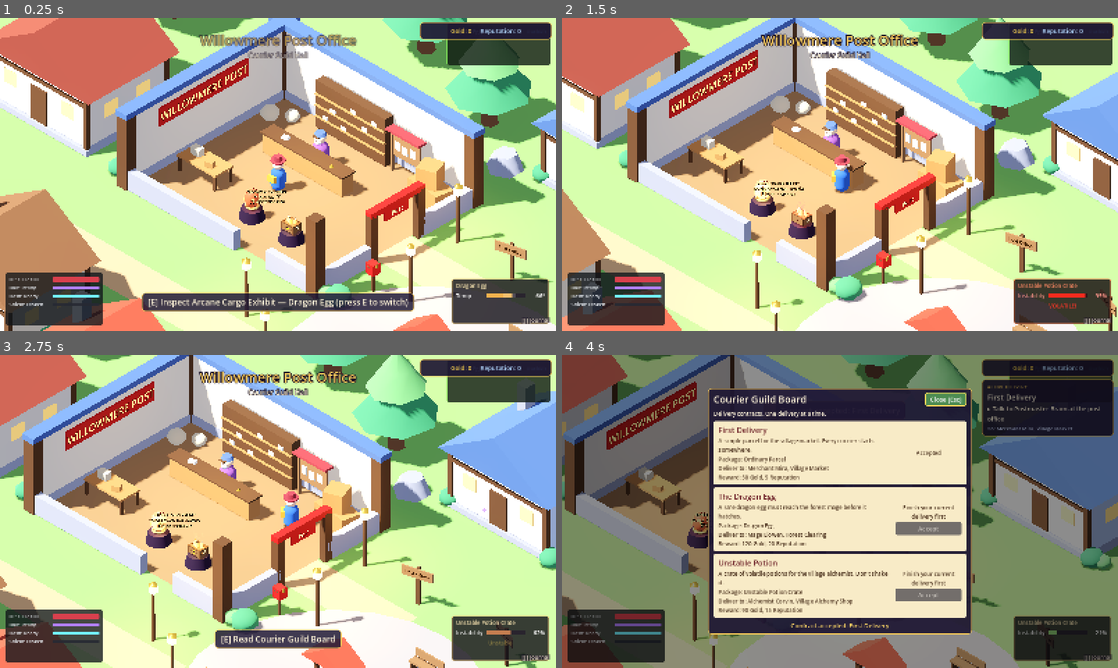
Above: before the commit, frames 1-4 (two rows, left to right).
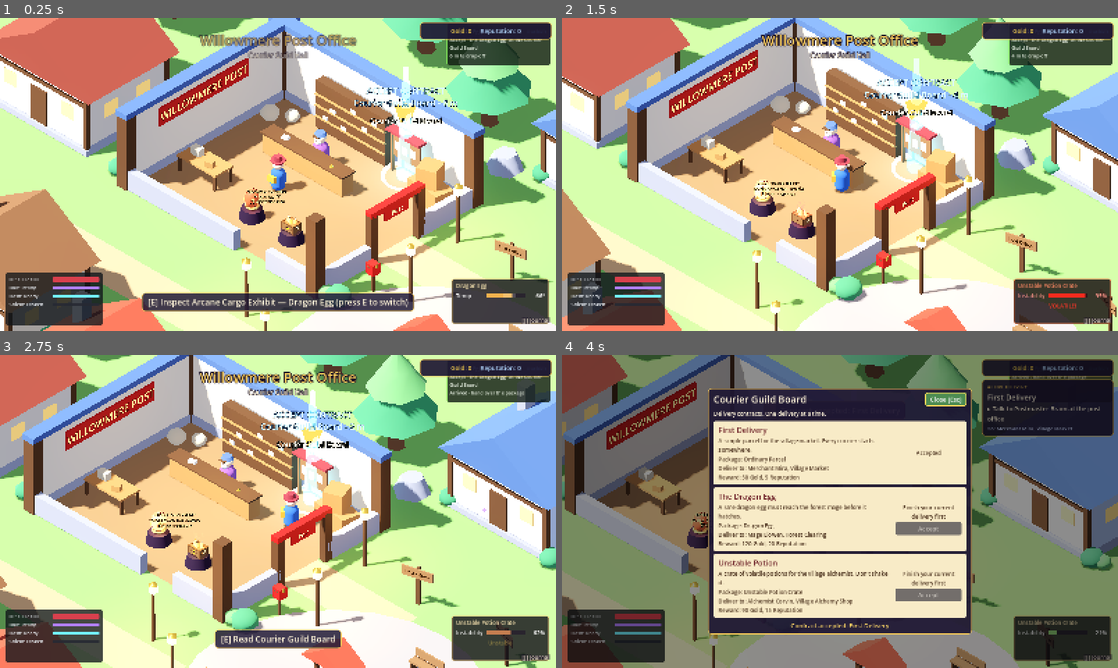
Above: after the commit, the same moments.

Repository: teefsteefsteefsteeg/courier
Game: Godot game, scene res://scenes/levels/village.tscn
Two runs of this game, one before a commit and one after it. Both use one fixed random seed, a clock stepped at 60 frames per second and the inputs below.
Inputs (mouse positions are in pixels of both pictures, inside the frame that each line leads up to):
- Up to frame 1 (0.25 s): no input
- Up to frame 2 (1.5 s): tap E (interact) at 0.5 s; move the mouse to (962, 158) at 0.52 s; hold D (move_right) 0.53-1.25 s; tap 6 at 0.6 s; click (962, 158) at 0.67 s; tap Enter (ui_accept) at 0.77 s; drag from (728, 190) to (812, 237) at 1.27 s
- Up to frame 3 (2.75 s): move the mouse to (333, 442) at 2.02 s; hold D (move_right) from 2.03 s (still down); hold Space (combat_magic_bolt) from 2.03 s (still down); tap 6 at 2.3 s
- Up to frame 4 (4 s): release D (move_right) at 2.75 s; release Space (combat_magic_bolt) at 2.75 s; drag from (812, 574) to (673, 464) at 2.77 s; move the mouse to (1006, 558) at 3.52 s; hold A (move_left) from 3.53 s (still down); hold E (interact) from 3.53 s (still down); tap Enter (ui_accept) at 3.77 s; tap 6 at 3.8 s

The runs differ from the first frame. In frame 1, 2.0% of the frame differs, in the area x 59-98%, y 6-57%; in frame 2, 2.0%; in frame 3, 1.9%; in frame 4, less than 0.1%.

Commit message:
Repair live delivery wiring and route feedback

Diff:
--- a/scenes/gameplay/phase4_integration/phase4_delivery_integration.tscn
+++ b/scenes/gameplay/phase4_integration/phase4_delivery_integration.tscn
@@ -1,9 +1,31 @@
-[gd_scene load_steps=5 format=3]
+[gd_scene load_steps=9 format=3]
 
 [ext_resource type="Script" path="res://scripts/phase4_integration/phase4_delivery_integration.gd" id="1_integration"]
 [ext_resource type="Script" path="res://scripts/phase4_integration/encounter_spawn_point.gd" id="2_spawn"]
 [ext_resource type="PackedScene" path="res://scenes/gameplay/combat/forest_slime.tscn" id="3_slime"]
 [ext_resource type="PackedScene" path="res://scenes/gameplay/combat/frost_wisp.tscn" id="4_wisp"]
+
+[sub_resource type="StandardMaterial3D" id="StandardMaterial3D_beacon"]
+transparency = 1
+shading_mode = 0
+cull_mode = 2
+albedo_color = Color(0.45, 0.9, 1, 0.28)
+
+[sub_resource type="CylinderMesh" id="CylinderMesh_beacon"]
+material = SubResource("StandardMaterial3D_beacon")
+top_radius = 0.25
+bottom_radius = 0.45
+height = 3.0
+radial_segments = 12
+rings = 1
+
+[sub_resource type="StandardMaterial3D" id="StandardMaterial3D_arrow"]
+shading_mode = 0
+albedo_color = Color(1, 0.82, 0.3, 1)
+
+[sub_resource type="PrismMesh" id="PrismMesh_arrow"]
+material = SubResource("StandardMaterial3D_arrow")
+size = Vector3(0.7, 0.8, 0.7)
 
 [node name="Phase4DeliveryIntegration" type="Node3D"]
 script = ExtResource("1_integration")
@@ -26,8 +48,21 @@
 
 [node name="RouteMarker" type="Node3D" parent="."]
 
+[node name="Beacon" type="MeshInstance3D" parent="RouteMarker"]
+transform = Transform3D(1, 0, 0, 0, 1, 0, 0, 0, 1, 0, 1.5, 0)
+cast_shadow = 0
+mesh = SubResource("CylinderMesh_beacon")
+
+[node name="Arrow" type="MeshInstance3D" parent="RouteMarker"]
+transform = Transform3D(1, 0, 0, 0, -1, 0, 0, 0, -1, 0, 3.4, 0)
+cast_shadow = 0
+mesh = SubResource("PrismMesh_arrow")
+
 [node name="Label" type="Label3D" parent="RouteMarker"]
+transform = Transform3D(1, 0, 0, 0, 1, 0, 0, 0, 1, 0, 4.4, 0)
 pixel_size = 0.008
+billboard = 1
+no_depth_test = true
 modulate = Color(0.75, 0.95, 1, 1)
 outline_modulate = Color(0.03, 0.08, 0.16, 1)
 font_size = 48
--- a/scenes/levels/village.tscn
+++ b/scenes/levels/village.tscn
@@ -763,11 +763,13 @@
 
 [node name="QuestBoardUI" parent="." instance=ExtResource("36_board_ui")]
 
-[node name="Phase4DeliveryIntegration" parent="." node_paths=PackedStringArray("quest_manager", "player", "forest_zone", "pickup_target", "destination_target", "recipient_target", "knockout_respawn") instance=ExtResource("37_phase4_delivery")]
+[node name="Phase4DeliveryIntegration" parent="." node_paths=PackedStringArray("quest_manager", "player", "forest_zone", "board_target", "pickup_target", "destination_target", "recipient_target", "notifier", "knockout_respawn") instance=ExtResource("37_phase4_delivery")]
 quest_manager = NodePath("../GameplayServices/QuestManager")
 player = NodePath("../Player")
 forest_zone = NodePath("../ForestEntrance/ForestZone")
-pickup_target = NodePath("../PostOffice/QuestBoard")
+board_target = NodePath("../PostOffice/Markers/QuestBoardSpot/QuestBoard")
+pickup_target = NodePath("../PostOffice/Markers/ParcelPickupSpot/DragonEggPickup")
+notifier = NodePath("../GameplayHUD/QuestNotification")
 destination_target = NodePath("../ForestEntrance/Markers/ForestClearingSpot")
 recipient_target = NodePath("../NPCs/MageElowen")
 knockout_respawn = NodePath("../Markers/PlayerSpawn")
--- a/scripts/phase4_integration/phase4_delivery_integration.gd
+++ b/scripts/phase4_integration/phase4_delivery_integration.gd
@@ -15,10 +15,14 @@
 ##   the courier (the first wave of an encounter ignores that distance).
 ## - Damage that reaches the courier while carrying the egg is turned into package impact
 ##   by CombatController; this node only reports it (package_impacted, package_hits).
-## - Objective text and a world route marker follow the current Q002 objective
-##   (pickup -> Forest Clearing -> Mage Elowen, or a dropped egg).
+## - Objective text and a world route marker (beacon + billboard label) follow the
+##   current Q002 objective: quest board (contract not yet accepted) -> egg pickup ->
+##   Forest Clearing -> Mage Elowen, or a dropped egg.
+## - Key moments (route change, encounter start/end, defeats, knockout, retry) are posted
+##   as short notices through notifier.push_message() when a notifier is set.
 ## - A knocked-out courier wakes at knockout_respawn with full health; the egg takes
 ##   knockout_package_impact.
+## - A failed run puts the contract back on the board after retry_delay seconds.
 ##
 ## Timers only advance in advance(delta), called each physics frame while simulate is on,
 ## so tests can drive the integration with exact deltas.
@@ -41,6 +45,8 @@
 signal courier_knocked_out
 signal delivery_completed(quest_id: StringName, reward: QuestReward)
 signal delivery_failed(quest_id: StringName, reason: String)
+## A short player-facing notice (also forwarded to notifier).
+signal notice_posted(text: String)
 
 ## IDLE: no armed Dragon Egg run. ARMED: run in progress, courier outside the forest
 ## (village safe). IN_FOREST: encounter running. DELIVERED / FAILED: run finished.
@@ -75,12 +81,25 @@
 
 @export_group("Route")
 @export var show_route_marker: bool = true
+## Route target while the contract can still be accepted (the quest board).
+@export var board_target: Node3D
 ## Route target while the package still has to be picked up.
 @export var pickup_target: Node3D
 ## Route target for the REACH_DESTINATION objective.
 @export var destination_target: Node3D
 ## Route target for the DELIVER_PACKAGE objective.
 @export var recipient_target: Node3D
+## Height of the marker arrow above the target; the label sits above the arrow.
+@export_range(0.0, 10.0, 0.1, "suffix:m") var marker_height: float = 3.4
+
+@export_group("Feedback")
+## Any node with push_message(text: String), e.g. the HUD's QuestNotification.
+@export var notifier: Node
+@export var post_notices: bool = true
+
+@export_group("Retry")
+## Seconds after a failed run before the contract is offered again. 0 disables.
+@export_range(0.0, 60.0, 0.1, "suffix:s") var retry_delay: float = 4.0
 
 @export_group("Knockout")
 @export var respawn_on_knockout: bool = true
@@ -96,6 +115,8 @@
 var package_hits: int = 0
 var package_impact_total: float = 0.0
 var knockouts: int = 0
+## Every notice posted, in order (read by tests and debugging).
+var notices: PackedStringArray = []
 
 var _run_state: RunState = RunState.IDLE
 var _player_in_forest: bool = false
@@ -108,10 +129,14 @@
 var _route_target: Node3D = null
 var _last_reward: QuestReward = null
 var _visual_layer: Node = null
+## Seconds until a failed run is offered again; negative when no retry is pending.
+var _retry_left: float = -1.0
+var _marker_time: float = 0.0
 
 @onready var _enemy_root: Node3D = $Enemies
 @onready var _spawn_root: Node3D = $SpawnPoints
 @onready var _route_marker: Node3D = $RouteMarker
+@onready var _route_arrow: Node3D = $RouteMarker/Arrow
 @onready var _route_label: Label3D = $RouteMarker/Label
 
 
@@ -149,6 +174,7 @@
 func advance(delta: float) -> void:
 	if delta <= 0.0:
 		return
+	_marker_time += delta
 	_update_forest_presence()
 	_sync_state()
 	if _run_state == RunState.IN_FOREST:
@@ -156,6 +182,7 @@
 		_step_spawns(delta)
 	elif get_live_enemy_count() > 0:
 		clear_encounter(&"village_safe")
+	_step_retry(delta)
 	_refresh_objective()
 	_update_route_marker()
 
@@ -189,6 +216,11 @@
 		return true
 	var objective := quest_manager.get_current_objective(quest_id)
 	return objective != null and objective.type != QuestObjective.Type.PICK_UP_PACKAGE
+
+
+## True while the contract can be accepted right now (no other delivery in progress).
+func is_contract_offered() -> bool:
+	return quest_manager != null and quest_manager.can_accept(quest_id) == QuestManager.AcceptResult.OK
 
 
 ## XZ rectangle of the forest (from forest_zone when set, else forest_bounds).
@@ -243,6 +275,8 @@
 			return "Delivery failed: %s" % reason if not reason.is_empty() else "Delivery failed"
 	var objective := quest_manager.get_current_objective(quest_id)
 	if objective == null:
+		if is_contract_offered():
+			return "Accept \"%s\" at the %s" % [definition.title, _board_name()]
 		return ""
 	var text := objective.description
 	if is_package_dropped():
@@ -259,7 +293,7 @@
 		return null
 	var objective := quest_manager.get_current_objective(quest_id)
 	if objective == null:
-		return null
+		return _valid_target(board_target) if is_contract_offered() else null
 	if objective.type == QuestObjective.Type.PICK_UP_PACKAGE:
 		return _valid_target(pickup_target)
 	if not is_carrying_quest_package():
@@ -296,6 +330,11 @@
 		if pickup != null and not pickup.is_queued_for_deletion() and pickup.package_instance != null and pickup.package_instance.get_quest_id() == quest_id:
 			return pickup
 	return null
+
+
+## The world marker (beacon, arrow and Label child) placed on the route target.
+func get_route_marker() -> Node3D:
+	return _route_marker
 
 
 func get_visual_layer() -> Node:
@@ -356,6 +395,8 @@
 	_encounter_live = false
 	if was_live or removed > 0:
 		encounter_cleared.emit(reason)
+		if reason == &"left_forest":
+			_notify("Out of the Whisperwood. The hostiles lost your trail.")
 
 
 func _begin_encounter() -> void:
@@ -363,6 +404,7 @@
 		point.reset_runtime()
 	_encounter_live = true
 	encounter_started.emit()
+	_notify("Hostiles in the Whisperwood! Space: Magic Bolt, Shift: Dash, Q: Package Shield")
 
 
 func _step_spawns(delta: float) -> void:
@@ -393,6 +435,7 @@
 		point.enemy = null
 		point.respawn_left = point.respawn_delay
 	enemy_defeated.emit(enemy, point)
+	_notify("%s defeated" % ("Frost Wisp" if enemy is FrostWisp else "Forest Slime"))
 	_refresh_objective()
 
 
@@ -439,6 +482,21 @@
 	_player_in_forest = is_in_forest(player.global_position, exit_margin if _player_in_forest else 0.0)
 
 
+## Counts down a pending retry and offers the failed contract again.
+func _step_retry(delta: float) -> void:
+	if _retry_left < 0.0:
+		return
+	if _run_state != RunState.FAILED:
+		_retry_left = -1.0
+		return
+	_retry_left -= delta
+	if _retry_left > 0.0:
+		return
+	_retry_left = -1.0
+	if quest_manager.reset_failed_quest(quest_id):
+		_notify("\"%s\" is back on the %s. Try again!" % [quest_manager.get_definition(quest_id).title, _board_name()])
+
+
 # --- objective & route -----------------------------------------------------------
 
 func _refresh_objective() -> void:
@@ -451,16 +509,27 @@
 
 func _update_route_marker() -> void:
 	var target := get_route_target()
-	if target != _route_target:
+	var changed := target != _route_target
+	if changed:
 		_route_target = target
 		route_target_changed.emit(target)
+		_sync_presentation()
 	if _route_marker == null:
 		return
 	var show := show_route_marker and target != null and target.is_inside_tree() and is_inside_tree()
 	_route_marker.visible = show
-	if show:
-		_route_marker.global_position = target.global_position
-		_route_label.text = _route_label_text(target)
+	if not show:
+		return
+	_route_marker.global_position = target.global_position
+	if changed:
+		# Jump to the new target instead of interpolating across the map.
+		_route_marker.reset_physics_interpolation()
+	_route_arrow.position.y = marker_height + sin(_marker_time * 3.0) * 0.15
+	_route_label.position.y = marker_height + 1.0
+	var text := "%s\n%s" % [_route_action_text(target), _route_label_text(target)]
+	if is_instance_valid(player) and player.is_inside_tree():
+		text += " - %d m" % roundi(_player_distance_to(target.global_position))
+	_route_label.text = text
 
 
 func _route_label_text(target: Node3D) -> String:
@@ -469,11 +538,39 @@
 		return ""
 	if target is PackagePickup:
 		return _package_name(definition)
+	if target == board_target:
+		return _board_name()
 	if target == destination_target:
 		return definition.destination_name
 	if target == recipient_target:
 		return definition.recipient_name
 	return ""
+
+
+## Verb line of the route marker label.
+func _route_action_text(target: Node3D) -> String:
+	if target is PackagePickup:
+		return "RECOVER" if (target as PackagePickup).is_dropped() else "PICK UP"
+	if target == board_target:
+		return "ACCEPT CONTRACT"
+	if target == destination_target:
+		return "TRAVEL TO"
+	if target == recipient_target:
+		return "DELIVER TO"
+	return ""
+
+
+func _board_name() -> String:
+	if is_instance_valid(board_target) and "board_name" in board_target:
+		return String(board_target.get(&"board_name"))
+	return "quest board"
+
+
+func _notify(text: String) -> void:
+	notices.append(text)
+	notice_posted.emit(text)
+	if post_notices and is_instance_valid(notifier) and notifier.has_method(&"push_message"):
+		notifier.call(&"push_message", text)
 
 
 static func _valid_target(node: Node3D) -> Node3D:
@@ -567,8 +664,18 @@
 
 
 func _on_objective_completed(changed_id: StringName, _objective_index: int) -> void:
-	if changed_id == quest_id:
-		_on_quest_changed()
+	if changed_id != quest_id:
+		return
+	_on_quest_changed()
+	var next := quest_manager.get_current_objective(quest_id)
+	if next == null:
+		return
+	var definition := quest_manager.get_definition(quest_id)
+	match next.type:
+		QuestObjective.Type.REACH_DESTINATION:
+			_notify("Follow the beacon to the %s. Hostiles roam the Whisperwood!" % definition.destination_name)
+		QuestObjective.Type.DELIVER_PACKAGE:
+			_notify("Hand the %s to %s." % [_package_name(definition), definition.recipient_name])
 
 
 func _on_quest_changed() -> void:
@@ -589,6 +696,7 @@
 func _on_quest_failed(failed_id: StringName, reason: String) -> void:
 	if failed_id != quest_id:
 		return
+	_retry_left = retry_delay if retry_delay > 0.0 else -1.0
 	_on_quest_changed()
 	delivery_failed.emit(failed_id, reason)
 
@@ -620,6 +728,7 @@
 		return
 	knockouts += 1
 	courier_knocked_out.emit()
+	_notify("Knocked out! You come to back in the village.")
 	# Deferred: died is emitted from inside an enemy's strike.
 	_recover_courier.call_deferred()
 
--- a/tests/phase4_gameplay_tests.gd
+++ b/tests/phase4_gameplay_tests.gd
@@ -14,8 +14,10 @@
 const SANDBOX := "res://scenes/gameplay/combat/combat_sandbox.tscn"
 const VILLAGE := "res://scenes/levels/village.tscn"
 const PARCEL := "res://data/packages/pkg_ordinary_parcel.tres"
+const Q2 := &"q002_dragon_egg"
 const STEP := 1.0 / 60.0
 const ES := Enemy.State
+const RS := Phase4DeliveryIntegration.RunState
 
 var _failures: int = 0
 var _passes: int = 0
@@ -41,6 +43,7 @@
 	await _test_integration()
 	await _test_determinism()
 	await _test_sandbox()
+	await _test_village_delivery()
 	_test_regressions()
 
 	print("\n=== Phase 4 gameplay tests: %d passed, %d failed ===" % [_passes, _failures])
